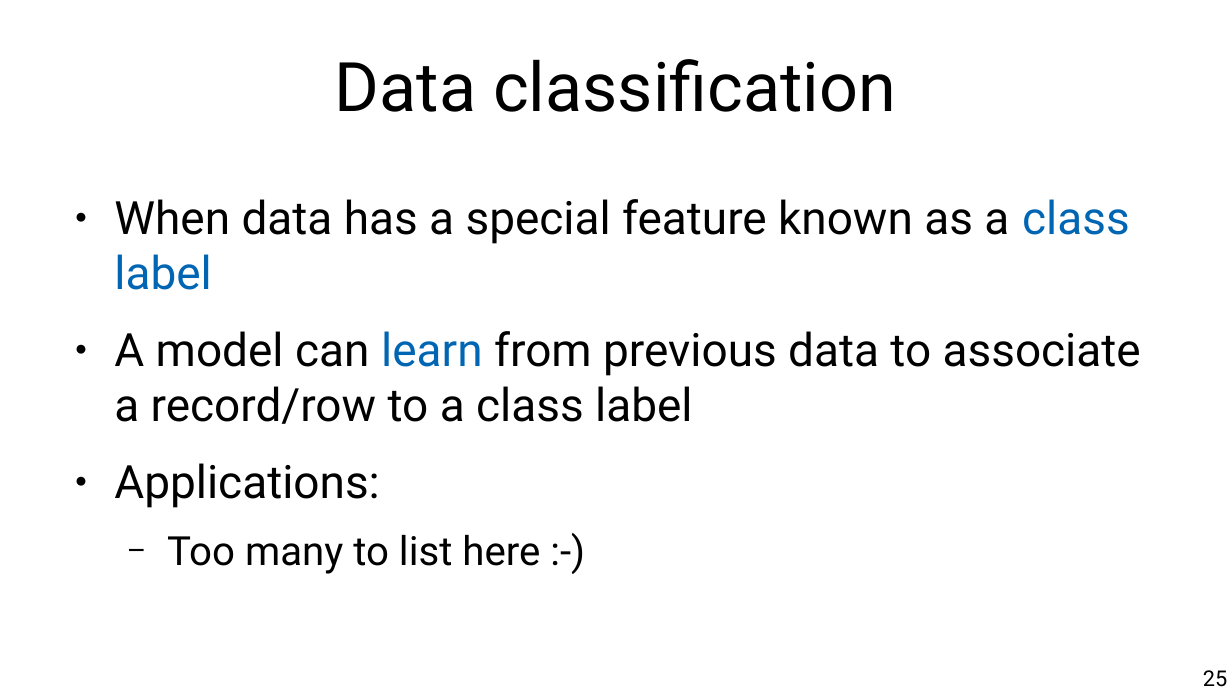
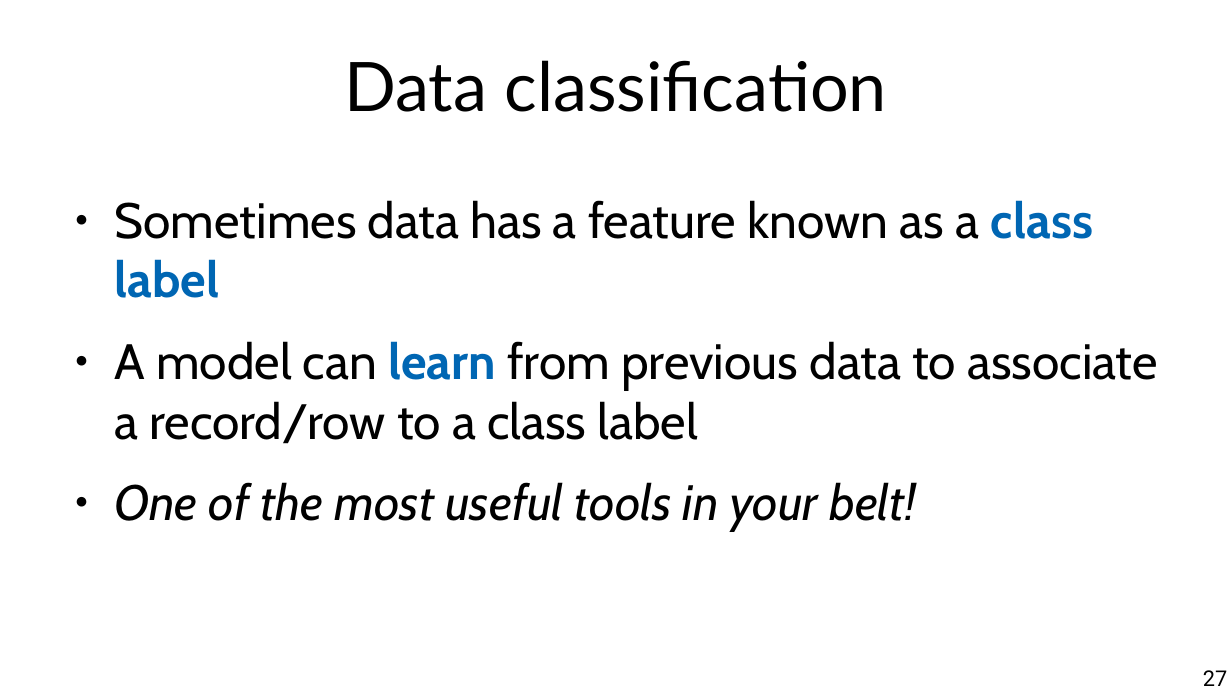
Before and after one commit to chatox/data-mining-course, a slide deck: slide 27 of theory/odp/tt02_data_methods_scenarios.odp (slide 25 before the commit). Drawn at 1232x693 pixels with LibreOffice and Linux fonts; fonts in the diff are those of the drawing. Boxes give left, top, right and bottom in pixels: in the first picture for what was removed or moved away, otherwise in the second. Text is boxed around its words. In the diff, an @@ line names an element or a change of style, - is before the commit and + after.

```diff
--- a/theory/odp/tt02_data_methods_scenarios.odp
+++ b/theory/odp/tt02_data_methods_scenarios.odp
@@ title "Data classification" at (344,60,887,112): font Roboto to Lato @@
@@ text at (114,200,1093,298): text changed; size 29.6 to 32 pt; font Roboto to Cabin @@
-● When data has a special feature known as a class label
+● Sometimes data has a feature known as a class label
@@ text at (114,341,1158,444): size 29.6 to 32 pt, font Roboto to Cabin in "A model can learn from previous data ..."; bold on in "learn" @@
@@ text at (114,482,916,531): text changed; size 25.9 to 32 pt; font Roboto to Cabin; italic on @@
-● Applications:
-  − Too many to list here :-)
+● One of the most useful tools in your belt!
@@ page number at (1203,670,1227,686): text changed @@
-25
+27
```
Also in this commit, not shown: 40 other slides changed, 5 slides added, 3 slides removed, 5 other files.
